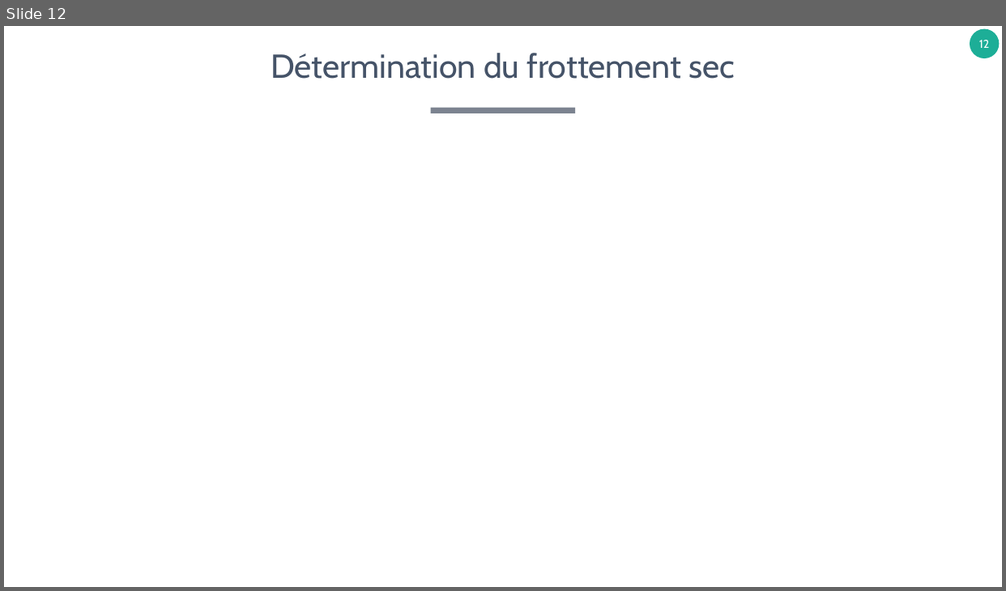
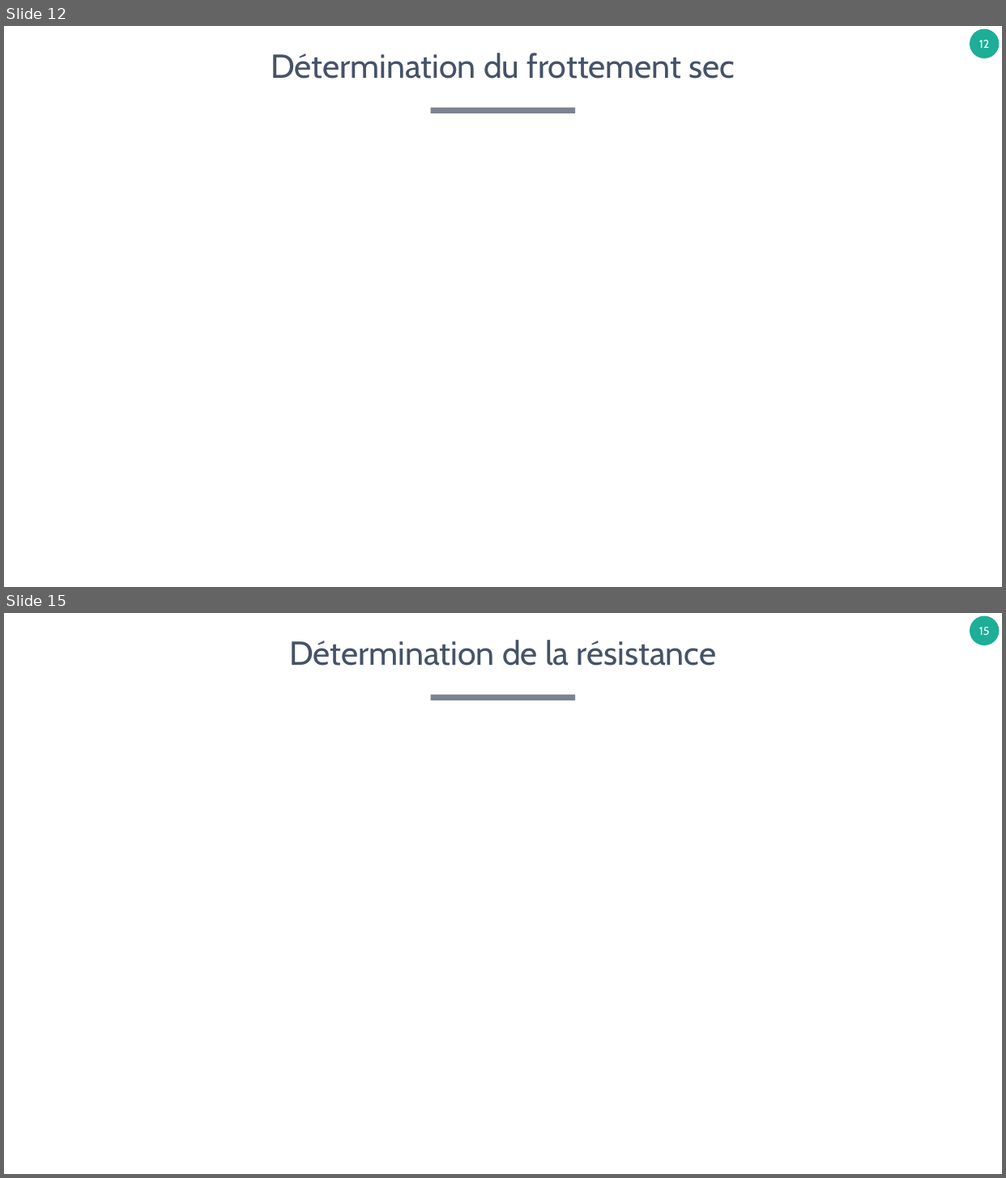
Before and after one commit to xpessoles/TP_Concours, a slide deck: Fiches_Protocoles/ProtocolesExpérimentaux.pptx. Shown one above the other, each under a label of ours: slide 12 before the commit, slides 12 and 15 after it; the slides between them are not shown. The pictures are 1006x591 and 1006x1178 pixels, drawn with LibreOffice and Linux fonts; fonts in the diff are those of the drawing. Boxes give left, top, right and bottom in pixels: in the first picture for what was removed or moved away, otherwise in the second. Text is boxed around its words. In the diff, an @@ line names an element or a change of style, - is before the commit and + after.

```diff
--- a/Fiches_Protocoles/ProtocolesExpérimentaux.pptx
+++ b/Fiches_Protocoles/ProtocolesExpérimentaux.pptx
@@ slide 15 added at (4, 613, 1002, 1174), background #FFFFFF; not listed: 2 template elements that a slide beside it also shows @@
@@ title added at (289, 640, 716, 666), 32 pt, text #455368 @@
+Détermination de la résistance
```
Also in this commit, not shown: 2 slides changed, 3 other slides added, 1 slide removed.
